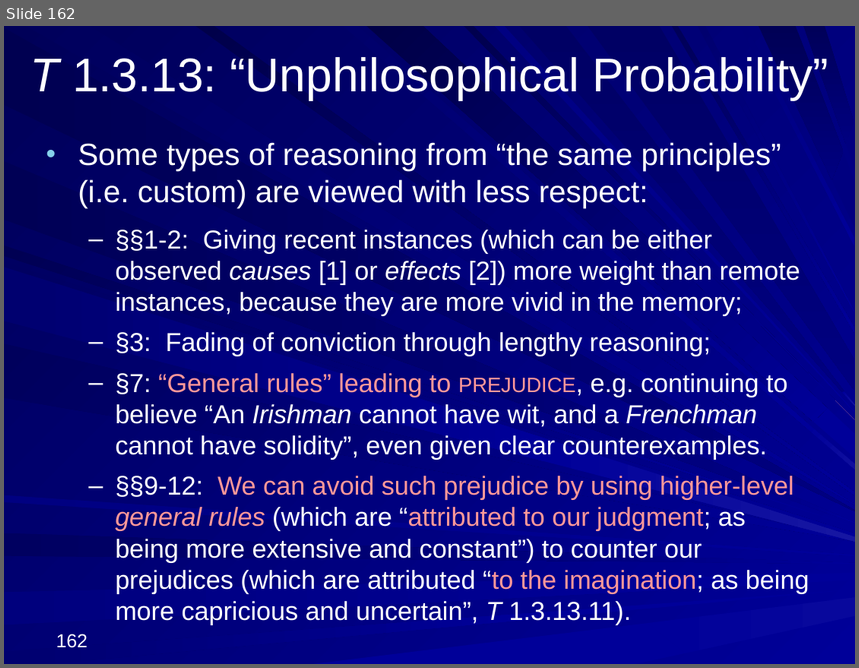
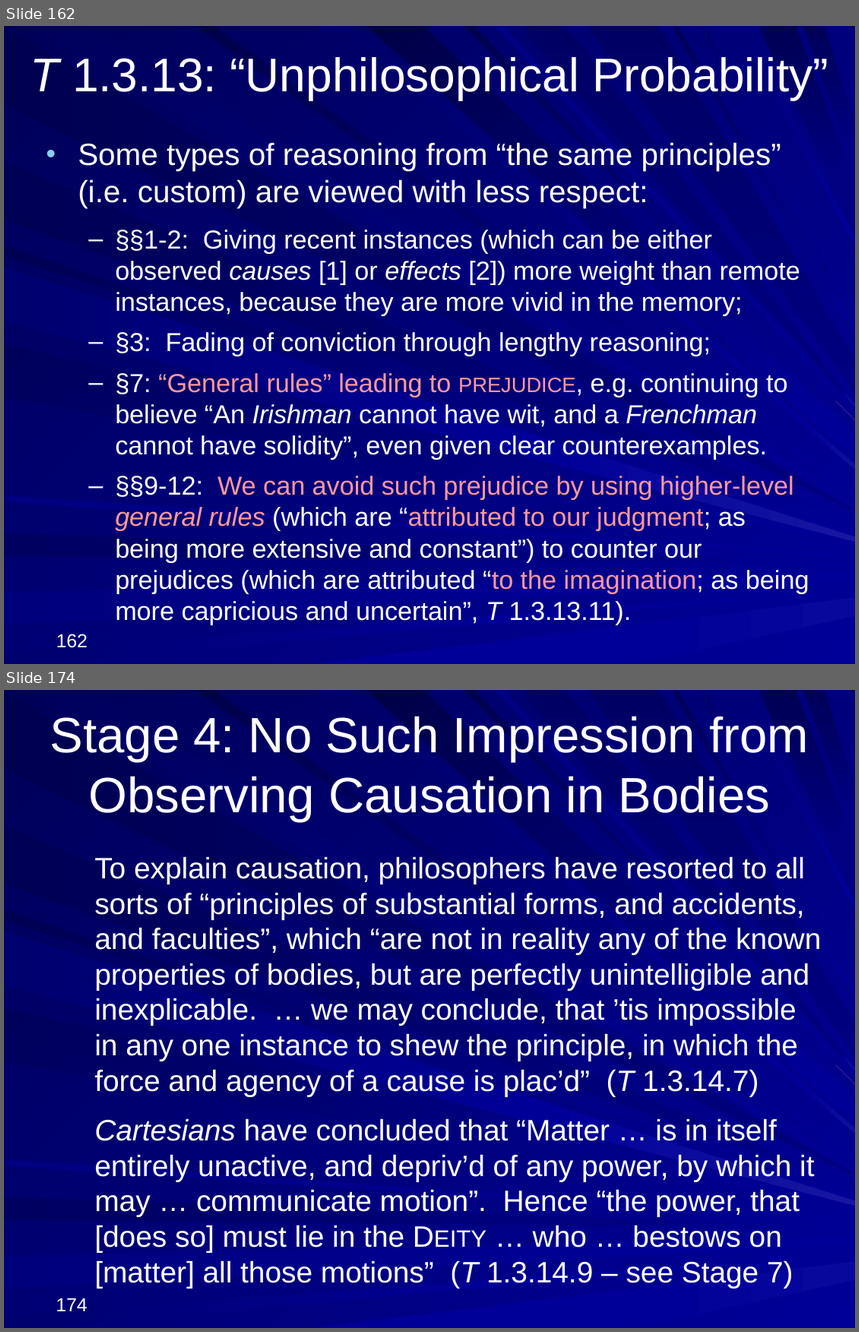
Before and after one commit to englishphilosophy/hume-texts-online, a slide deck: teaching/lectures/2024_Hume_MT_current.pptx. Shown one above the other, each under a label of ours: slide 162 before the commit, slides 162 and 174 after it; the slides between them are not shown. The pictures are 859x668 and 859x1332 pixels, drawn with LibreOffice and Linux fonts; fonts in the diff are those of the drawing. Boxes give left, top, right and bottom in pixels: in the first picture for what was removed or moved away, otherwise in the second. Text is boxed around its words. In the diff, an @@ line names an element or a change of style, - is before the commit and + after.

```diff
--- a/teaching/lectures/2024_Hume_MT_current.pptx
+++ b/teaching/lectures/2024_Hume_MT_current.pptx
@@ slide 174 added at [4,690,855,1328], background gradient #000078 to #000099; not listed: 37 template elements that a slide beside it also shows @@
@@ title added at [50,716,809,821], 42 pt, text #FFFFFF @@
+Stage 4: No Such Impression from Observing Causation in Bodies
@@ text added at [94,856,821,1288], 25 pt, text #FFFFFF @@
+To explain causation, philosophers have resorted to all sorts of “principles of substantial forms, and accidents, and faculties”, which “are not in reality any of the known properties of bodies, but are perfectly unintelligible and inexplicable. … we may conclude, that ’tis impossible in any one instance to shew the principle, in which the force and agency of a cause is plac’d” (T 1.3.14.7)
+Cartesians have concluded that “Matter … is in itself entirely unactive, and depriv’d of any power, by which it may … communicate motion”. Hence “the power, that [does so] must lie in the Deity … who … bestows on [matter] all those motions” (T 1.3.14.9 – see Stage 7)
@@ page number added at [56,1299,87,1312], 16 pt, text #FFFFFF @@
+174
```
Also in this commit, not shown: 47 other slides added, 2 other files.
